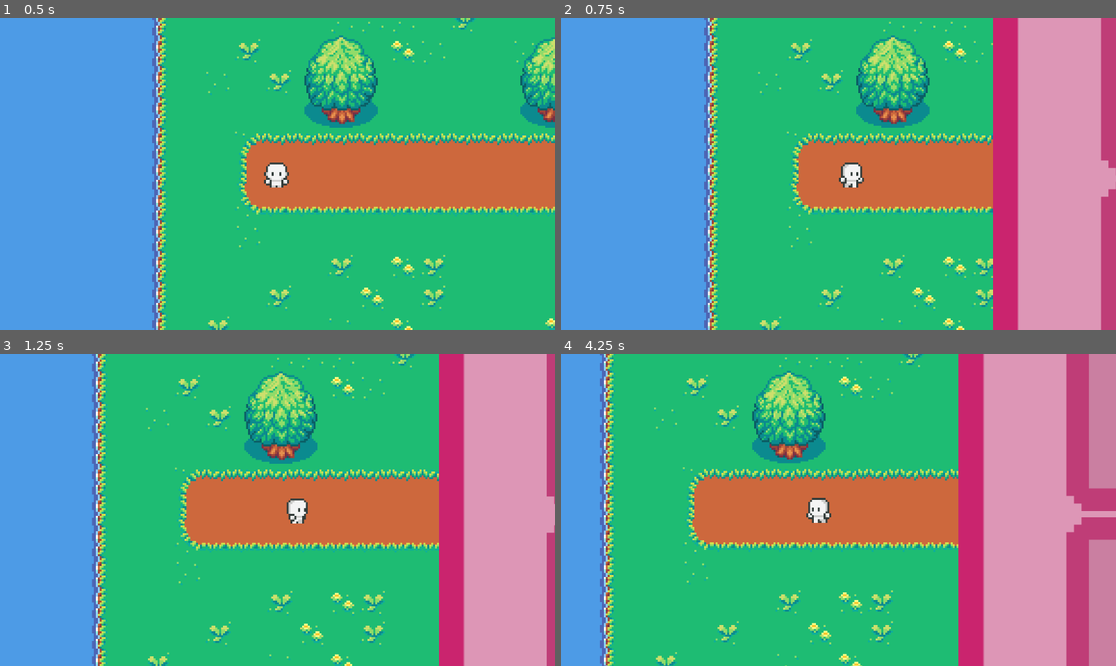
Above: before the commit, frames 1-4 (two rows, left to right).
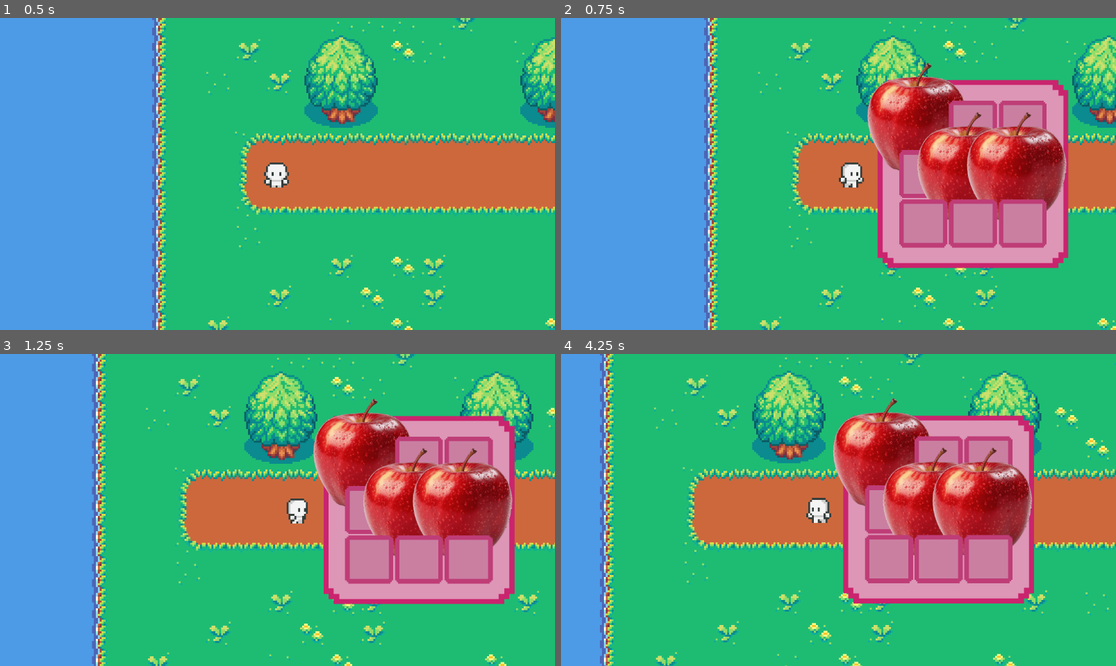
Above: after the commit, the same moments.

Repository: TOT00O/sevenn
Game: Godot game, scene res://game.tscn
Two runs of this game, one before a commit and one after it. Both use one fixed random seed, a clock stepped at 60 frames per second and the inputs below.
Inputs:
- Up to frame 1 (0.5 s): no input
- Up to frame 2 (0.75 s): hold D (move_right) from 0.53 s (still down); tap I (i) at 0.6 s
- Up to frame 3 (1.25 s): keep holding D (move_right)
- Up to frame 4 (4.25 s): release D (move_right) at 1.28 s; hold S (move_down) 1.28-2.03 s; tap I (i) every 0.75 s from 1.35 to 3.6 s; hold D (move_right) 2.03-2.78 s; hold W (move_up) 2.78-3.53 s; hold A (move_left) from 3.53 s (still down)

Frame 1 is identical in both runs. In frame 2, 33% of the frame differs, in the area x 55-100%, y 0-100%; in frame 3, 31%; in frame 4, 39%, in the area x 48-100%, y 0-100%.

Commit message:
inventory half done!!

Diff:
--- a/inventory/Inv_UI.gd
+++ b/inventory/Inv_UI.gd
@@ -1,9 +1,17 @@
 extends Control
+
+@onready var inv: Inv = preload("res://inventory/playerinv.tres")
+@onready var slots: Array = $NinePatchRect/GridContainer.get_children()
 
 var is_open = false
 
 func _ready():
+	update_Slots()
 	close()
+
+func update_Slots():
+	for i in range(min(inv.items.size(), slots.size())):
+		slots[i].update(inv.items[i])
 
 func _process(delta):
 	if Input.is_action_just_pressed("i"):
--- a/inventory/inv_ui.tscn
+++ b/inventory/inv_ui.tscn
@@ -16,6 +16,7 @@
 offset_bottom = -161.0
 grow_horizontal = 2
 grow_vertical = 2
+scale = Vector2(0.1, 0.1)
 script = ExtResource("1_0b28w")
 
 [node name="NinePatchRect" type="NinePatchRect" parent="."]
--- /dev/null
+++ b/inventory/inv_ui_slot.gd
@@ -0,0 +1,10 @@
+extends Panel
+
+@onready var item_visual: Sprite2D = $CenterContainer/Panel/item_display
+
+func update(item: InvItem):
+	if !item:
+		item_visual.visible = false
+	else:
+		item_visual.visible = true
+		item_visual.texture = item.texture
--- a/inventory/inv_ui_slot.tscn
+++ b/inventory/inv_ui_slot.tscn
@@ -1,14 +1,30 @@
-[gd_scene load_steps=2 format=3 uid="uid://clrfqhqg6b23o"]
+[gd_scene load_steps=3 format=3 uid="uid://clrfqhqg6b23o"]
 
 [ext_resource type="Texture2D" uid="uid://cj62srd55xiwj" path="res://assets/invslot.png" id="1_h7aok"]
+[ext_resource type="Script" path="res://inventory/inv_ui_slot.gd" id="1_ys0ia"]
 
 [node name="inv_UI_slot" type="Panel"]
 self_modulate = Color(1, 1, 1, 0)
 custom_minimum_size = Vector2(125, 124)
 offset_right = 125.0
 offset_bottom = 124.0
+scale = Vector2(0.1, 0.1)
+script = ExtResource("1_ys0ia")
 
 [node name="Sprite2D" type="Sprite2D" parent="."]
 scale = Vector2(0.3, 0.3)
 texture = ExtResource("1_h7aok")
 centered = false
+
+[node name="CenterContainer" type="CenterContainer" parent="."]
+custom_minimum_size = Vector2(120, 120)
+layout_mode = 0
+offset_right = 120.0
+offset_bottom = 120.0
+
+[node name="Panel" type="Panel" parent="CenterContainer"]
+layout_mode = 2
+
+[node name="item_display" type="Sprite2D" parent="CenterContainer/Panel"]
+position = Vector2(-20, -20)
+scale = Vector2(1, 1)
--- a/inventory/playerinv.tres
+++ b/inventory/playerinv.tres
@@ -5,4 +5,4 @@
 
 [resource]
 script = ExtResource("2_1tc62")
-items = Array[Resource("res://inventory/inventory_item.gd")]([null, ExtResource("1_1kowt"), null, null, null, null, null, null, null])
+items = Array[Resource("res://inventory/inventory_item.gd")]([ExtResource("1_1kowt"), null, null, null, ExtResource("1_1kowt"), ExtResource("1_1kowt"), null, null])
--- a/spritecahr.tscn
+++ b/spritecahr.tscn
@@ -401,10 +401,11 @@
 shape = SubResource("CircleShape2D_3goc0")
 
 [node name="Inv_UI" parent="." instance=ExtResource("6_2d0jo")]
-offset_left = 320.0
-offset_top = -63.0
-offset_right = 320.0
-offset_bottom = -63.0
+offset_left = 13.0
+offset_top = -49.0
+offset_right = 509.0
+offset_bottom = 440.0
+scale = Vector2(0.2, 0.2)
 
 [node name="Camera2D" type="Camera2D" parent="."]
 zoom = Vector2(4, 4)
